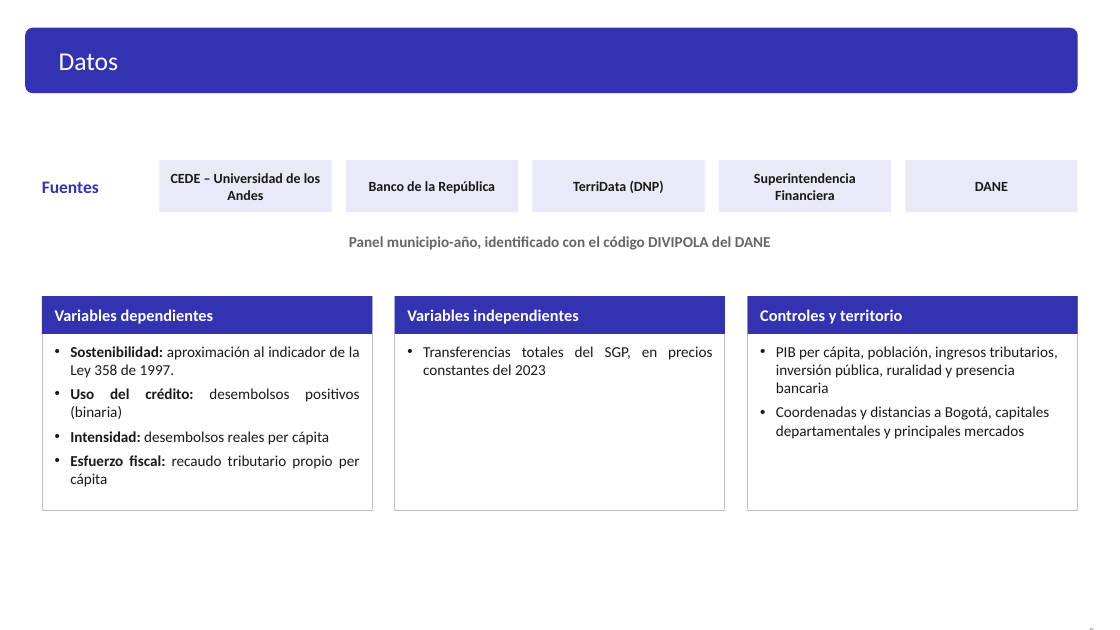
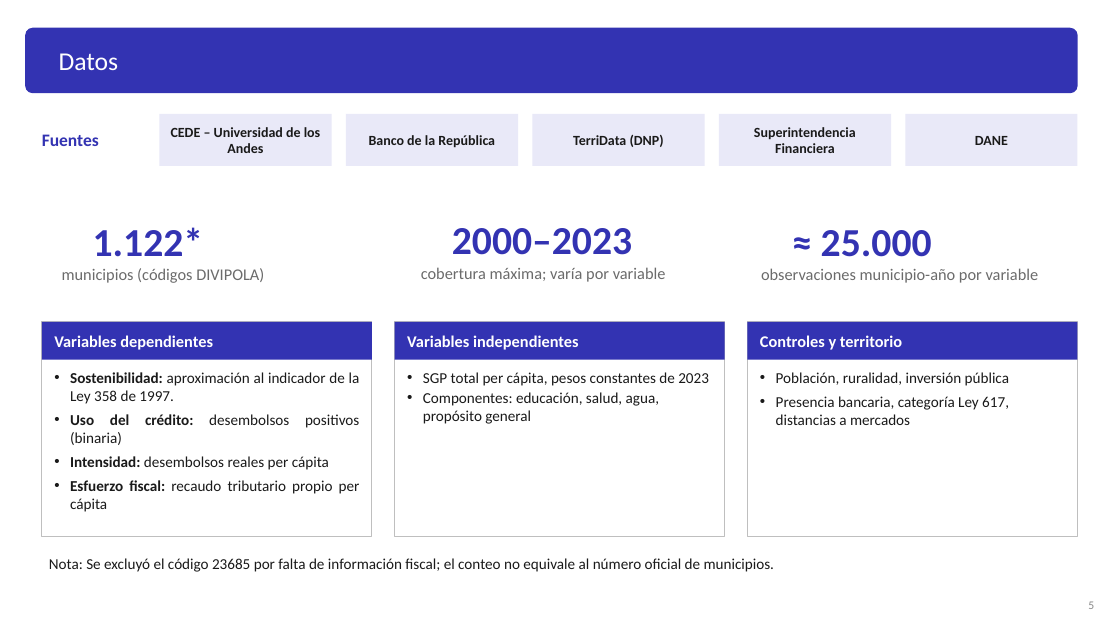
Before and after one commit to Laurarivera34/TESIS_MECA, a slide deck: slide 9 of docs/slides/asesores/Presentación_LauraRivera.pptx. Drawn at 1120x630 pixels with LibreOffice and Linux fonts; fonts in the diff are those of the drawing. Boxes give left, top, right and bottom in pixels: in the first picture for what was removed or moved away, otherwise in the second. Text is boxed around its words. In the diff, an @@ line names an element or a change of style, - is before the commit and + after.

Commit message:
slides
Preparación de ppt al público en general y a los asesores

```diff
--- a/docs/slides/asesores/Presentación_LauraRivera.pptx
+++ b/docs/slides/asesores/Presentación_LauraRivera.pptx
@@ 5 rectangles, 1 text: place and size @@
-5 rectangles, 1 text at bbox=[42, 160, 1078, 213]
+5 rectangles, 1 text at bbox=[42, 114, 1078, 166]
@@ text added at bbox=[93, 227, 204, 257], 34 pt, text #3333B2, bold @@
+1.122*
@@ text removed at bbox=[349, 236, 771, 250] @@
-Panel municipio-año, identificado con el código DIVIPOLA del DANE
@@ text added at bbox=[452, 228, 632, 255], 34 pt, text #3333B2, bold @@
+2000–2023
@@ text added at bbox=[821, 230, 932, 257], 34 pt, text #3333B2, bold @@
+≈ 25.000
@@ text added at bbox=[62, 268, 264, 283], 14 pt, text #6B6B6B @@
+municipios (códigos DIVIPOLA)
@@ text added at bbox=[421, 267, 666, 282], 14 pt, text #6B6B6B @@
+cobertura máxima; varía por variable
@@ text added at bbox=[761, 268, 1039, 283], 14 pt, text #6B6B6B @@
+observaciones municipio-año por variable
@@ 6 rectangles, 1 text: place and size @@
-6 rectangles, 1 text at bbox=[42, 296, 1078, 510]
+6 rectangles, 1 text at bbox=[42, 322, 1078, 536]
@@ text at bbox=[423, 372, 709, 424]: text changed @@
-• Transferencias totales del SGP, en precios constantes del 2023
+• SGP total per cápita, pesos constantes de 2023
+• Componentes: educación, salud, agua, propósito general
@@ text at bbox=[776, 372, 1009, 425]: text changed @@
-• PIB per cápita, población, ingresos tributarios, inversión pública, ruralidad y presencia bancaria
-• Coordenadas y distancias a Bogotá, capitales departamentales y principales mercados
+• Población, ruralidad, inversión pública
+• Presencia bancaria, categoría Ley 617, distancias a mercados
@@ text added at bbox=[49, 558, 774, 572], 13 pt, text #1A1A1A @@
+Nota: Se excluyó el código 23685 por falta de información fiscal; el conteo no equivale al número oficial de municipios.
@@ text "5" rewrapped from bbox=[1044, 620, 1095, 630] to bbox=[1088, 601, 1094, 609] @@
```
Also in this commit, not shown: 11 other slides changed, 17 slides added, 17 slides removed, 7 other files.
